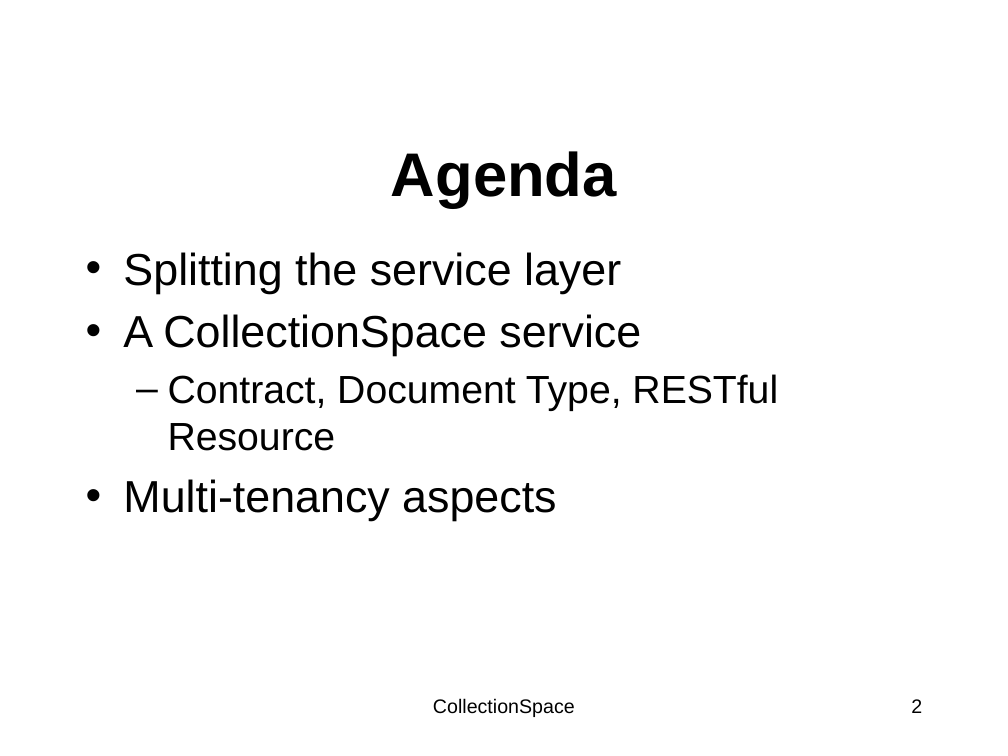
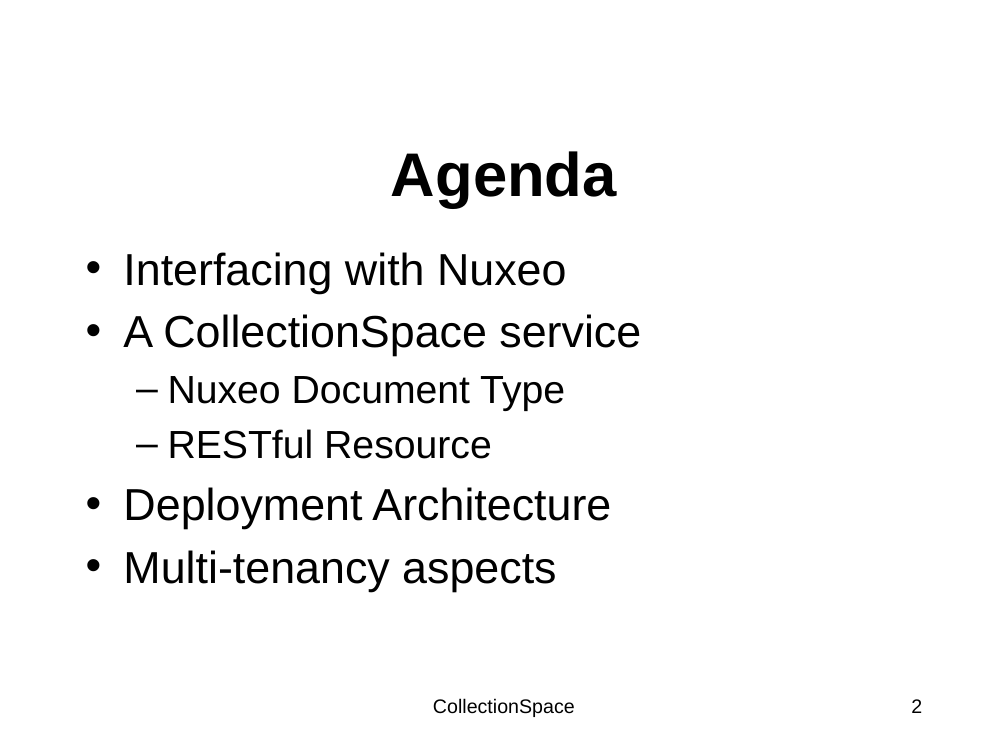
Before and after one commit to walkerart/services, a slide deck: slide 2 of docs/allteam-061409-toronto/Toronto_BehindTheScenes.pptx. Drawn at 1008x756 pixels with LibreOffice and Linux fonts; fonts in the diff are those of the drawing; background and template pictures are left out. Boxes give left, top, right and bottom in pixels: in the first picture for what was removed or moved away, otherwise in the second. Text is boxed around its words. In the diff, an @@ line names an element or a change of style, - is before the commit and + after.

```diff
--- a/docs/allteam-061409-toronto/Toronto_BehindTheScenes.pptx
+++ b/docs/allteam-061409-toronto/Toronto_BehindTheScenes.pptx
@@ text at (123,252,567,294): text changed @@
-• Splitting the service layer
+• Interfacing with Nuxeo
@@ text at (123,376,611,529): text changed @@
-  – Contract, Document Type, RESTful Resource
+  – Nuxeo Document Type
+  – RESTful Resource
+• Deployment Architecture
```
Also in this commit, not shown: 10 other slides changed, 2 slides added, 1 slide removed.
